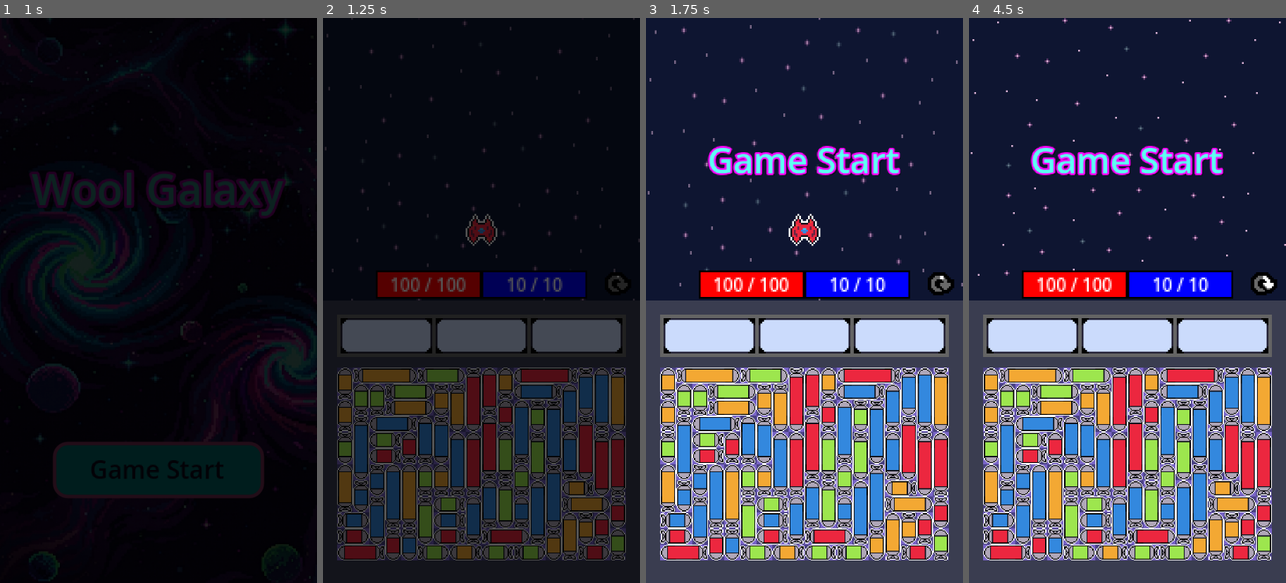
Above: before the commit, frames 1-4 (left to right).
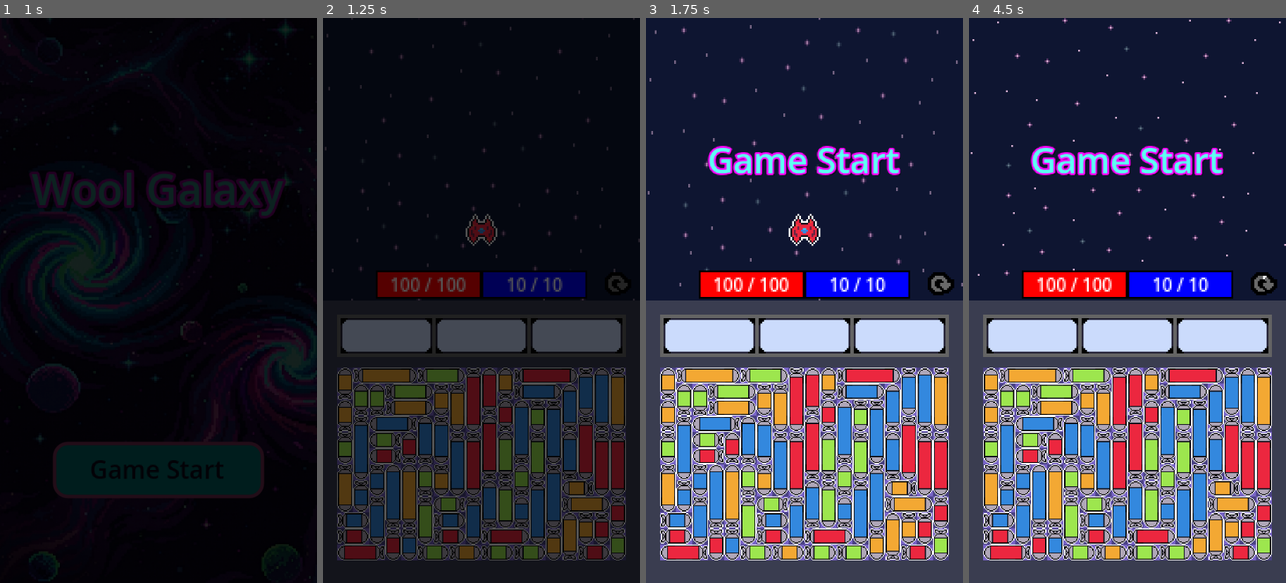
Above: after the commit, the same moments.

Repository: ZoNaDak/GalaxyPuzzleShooter_ProtoType
Game: Godot game, scene res://game/scenes/title/title_scene.tscn
Same seed, same stepped clock (60 frames per second), same inputs: the game is played once before the commit and once after it.
Inputs (mouse positions are in pixels of both pictures, inside the frame that each line leads up to):
- Up to frame 1 (1 s): click "Game Start" at 0.5 s
- Up to frame 2 (1.25 s): no input
- Up to frame 3 (1.75 s): tap Enter at 1.25 s; move the mouse to (668, 385) at 1.27 s; tap 2 at 1.35 s; click (668, 385) at 1.42 s
- Up to frame 4 (4.5 s): move the mouse to (1032, 373) at 2.02 s; tap 1 at 2.1, 4.35 s; click (1032, 373) at 2.17 s; click (1263, 283) at 2.75 s; move the mouse to (1086, 373) at 3.52 s; tap 2 at 3.6 s; click (1086, 373) at 3.67 s; move the mouse to (1117, 402) at 4.27 s; click (1117, 402) at 4.42 s

Frame 1 is identical in both runs. In frame 2, 1.8% of the frame differs, in the area x 4-96%, y 45-96%; in frame 3, 2.1%; in frame 4, 2.2%, in the area x 4-97%, y 45-96%.

Commit message:
Add Prevent facing missiles during board generation

Diff:
--- a/wool-galaxy-proto/core/utils/enum_utils.gd
+++ b/wool-galaxy-proto/core/utils/enum_utils.gd
@@ -2,9 +2,17 @@
 class_name EnumUtils
 
 static func direction_to_vector(direction: Enums.Direction4Way) -> Vector2:
-    match direction:
-        Enums.Direction4Way.LEFT: return Vector2(-1, 0)
-        Enums.Direction4Way.RIGHT: return Vector2(1, 0)
-        Enums.Direction4Way.UP: return Vector2(0, -1)
-        Enums.Direction4Way.DOWN: return Vector2(0, 1)
-        _: return Vector2.ZERO
+	match direction:
+		Enums.Direction4Way.LEFT: return Vector2(-1, 0)
+		Enums.Direction4Way.RIGHT: return Vector2(1, 0)
+		Enums.Direction4Way.UP: return Vector2(0, -1)
+		Enums.Direction4Way.DOWN: return Vector2(0, 1)
+		_: return Vector2.ZERO
+
+static func get_opposite_direction(direction: Enums.Direction4Way) -> Enums.Direction4Way:
+	match direction:
+		Enums.Direction4Way.LEFT: return Enums.Direction4Way.RIGHT
+		Enums.Direction4Way.RIGHT: return Enums.Direction4Way.LEFT
+		Enums.Direction4Way.UP: return Enums.Direction4Way.DOWN
+		Enums.Direction4Way.DOWN: return Enums.Direction4Way.UP
+		_: return direction
--- a/wool-galaxy-proto/game/ui/missile_puzzle/missile_puzzle_board/missile_puzzle_board.gd
+++ b/wool-galaxy-proto/game/ui/missile_puzzle/missile_puzzle_board/missile_puzzle_board.gd
@@ -12,7 +12,7 @@
 const MAX_BACKTRACK_COUNT := 5000
 const MAX_RETRY_COUNT := 1000
 
-const RESET_COOLTIME = 10.0
+const RESET_COOLTIME := 60.0
 
 #endregion
 
@@ -28,7 +28,7 @@
 var _backtrack_count := 0
 
 var _reset_button: ResetButton
-var _cur_reset_cooltime = 0.0
+var _cur_reset_cooltime := 0.0
 
 #region Callable
 
@@ -169,6 +169,12 @@
 				direction = Enums.Direction4Way.UP if randi() % 2 == 0 else Enums.Direction4Way.DOWN
 
 			var data := MissileData.new(empty_cell, Enums.MissileColorType.RED, missile_size, direction)
+
+			if _check_has_facing_missile(temp_grid, data):
+				data.direction = EnumUtils.get_opposite_direction(direction)
+				if _check_has_facing_missile(temp_grid, data):
+					continue
+
 			temp_missile_data_arr.append(data)
 
 			for cell in cells:
@@ -230,6 +236,53 @@
 			return []
 
 	return cells
+
+func _check_has_facing_missile(temp_grid: Array[Array], data: MissileData) -> bool:
+	var direction := data.direction
+	var opposite_direction := EnumUtils.get_opposite_direction(direction)
+	var grid_pos := data.grid_pos
+	var missile_length := data.get_my_grid_length()
+
+	var scan_start := 0
+	var scan_end := 0
+	match direction:
+		Enums.Direction4Way.LEFT:
+			scan_start = grid_pos.x - 1
+			scan_end = -1
+		Enums.Direction4Way.RIGHT:
+			scan_start = grid_pos.x + missile_length
+			scan_end = GRID_WIDTH
+		Enums.Direction4Way.UP:
+			scan_start = grid_pos.y - 1
+			scan_end = -1
+		Enums.Direction4Way.DOWN:
+			scan_start = grid_pos.y + missile_length
+			scan_end = GRID_HEIGHT
+
+	var is_horizontal := direction == Enums.Direction4Way.LEFT \
+		or direction == Enums.Direction4Way.RIGHT
+	if is_horizontal:
+		var y := grid_pos.y
+		var step := 1 if scan_start < scan_end else -1
+		var x := scan_start
+		while (step > 0 and x < scan_end) or (step < 0 and x > scan_end):
+			var cell_data = temp_grid[y][x]
+			if cell_data != null and cell_data is MissileData:
+				if cell_data.direction == opposite_direction:
+					return true
+			x += step
+	else:
+		var x := grid_pos.x
+		var step := 1 if scan_start < scan_end else -1
+		var y := scan_start
+		while (step > 0 and y < scan_end) or (step < 0 and y > scan_end):
+			var cell_data = temp_grid[y][x]
+			if cell_data != null and cell_data is MissileData:
+				if cell_data.direction == opposite_direction:
+					return true
+			y += step
+
+	return false
 
 func _spawn_missile_piece(missile_data: MissileData):
 	var missile = _missilePuzzlePieceScene.instantiate()
